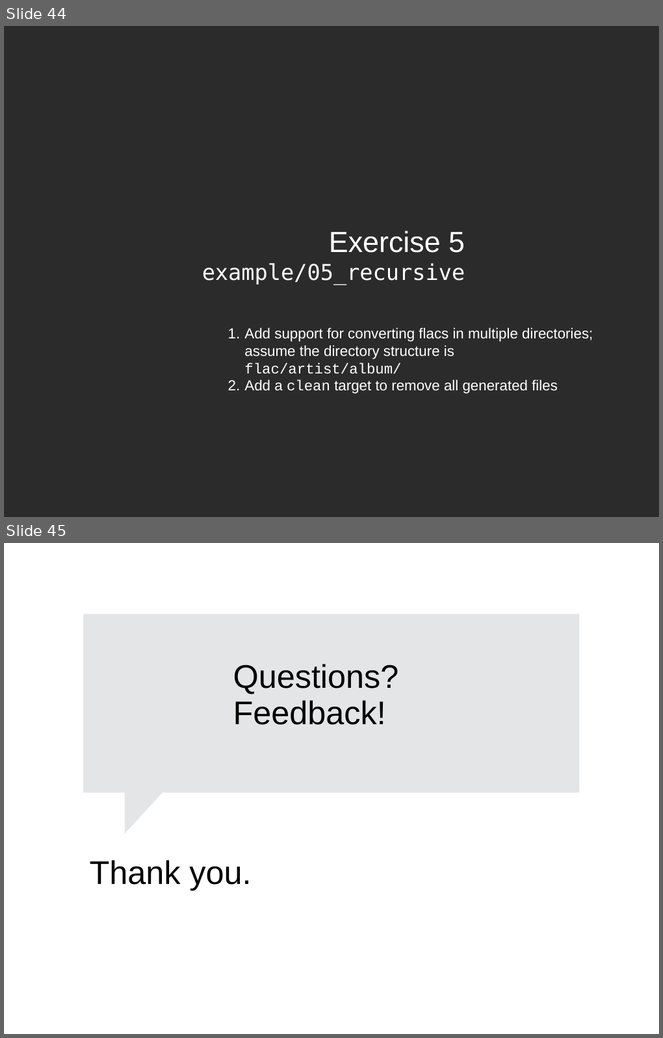
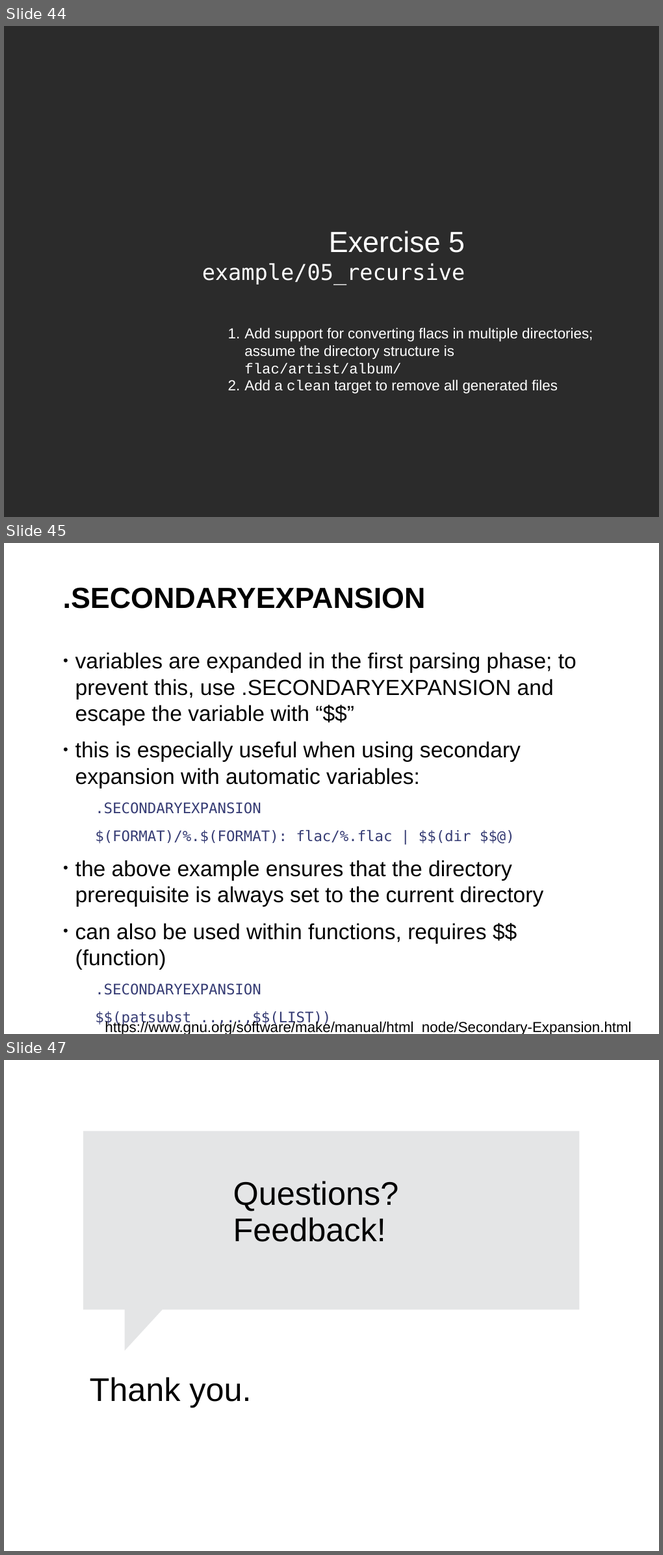
Before and after one commit to fsundermeyer/GNU_make_workshop, a slide deck: Presentation_GNU_make_workshop.odp. Shown one above the other, each under a label of ours: slides 44 and 45 before the commit, slides 44, 45 and 47 after it; the slides between them are not shown. The pictures are 663x1038 and 663x1555 pixels, drawn with LibreOffice and Linux fonts; fonts in the diff are those of the drawing; background and template pictures are left out; a plain dark background stands for a picture behind light text. Boxes give left, top, right and bottom in pixels: in the first picture for what was removed or moved away, otherwise in the second. Text is boxed around its words. In the diff, an @@ line names an element or a change of style, - is before the commit and + after.

Commit message:
Added secondary expansion and $*; minor additions

```diff
--- a/Presentation_GNU_make_workshop.odp
+++ b/Presentation_GNU_make_workshop.odp
@@ slide 45 added at (x1=4, y1=543, x2=659, y2=1034), background #FFFFFF; not listed: 1 template element that a slide beside it also shows @@
@@ title added at (x1=63, y1=587, x2=426, y2=609), 32 pt, text #000000, bold @@
+.SECONDARYEXPANSION
@@ text added at (x1=76, y1=652, x2=577, y2=970), 24 pt, text #000000 @@
+• variables are expanded in the first parsing phase; to prevent this, use .SECONDARYEXPANSION and escape the variable with “$$”
+• this is especially useful when using secondary expansion with automatic variables:
+  .SECONDARYEXPANSION
+  $(FORMAT)/%.$(FORMAT): flac/%.flac | $$(dir $$@)
+• the above example ensures that the directory prerequisite is always set to the current directory
+• can also be used within functions, requires $$(function)
+  .SECONDARYEXPANSION
+  $$(patsubst ..,..,$$(LIST))
@@ text added at (x1=105, y1=1021, x2=631, y2=1034), 16 pt, text #000000 @@
+https://www.gnu.org/software/make/manual/html_node/Secondary-Expansion.html
@@ what was slide 45 is now slide 47 @@
```
Also in this commit, not shown: 10 slides changed, 1 other slide added.
